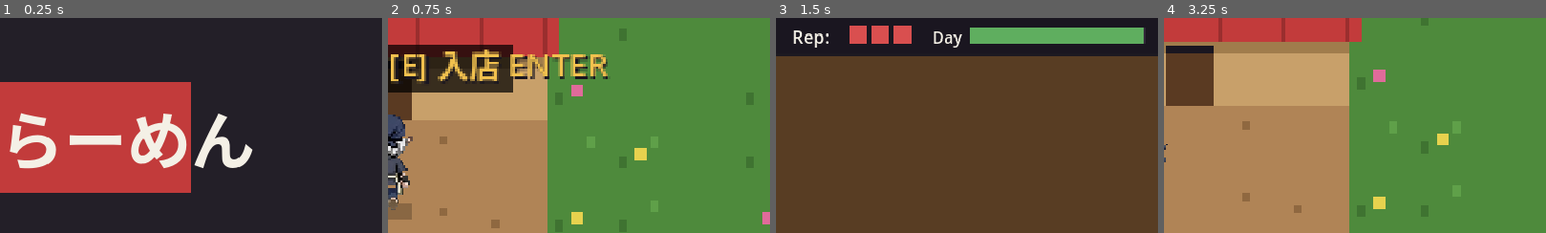
Above: before the commit, frames 1-4 (left to right).
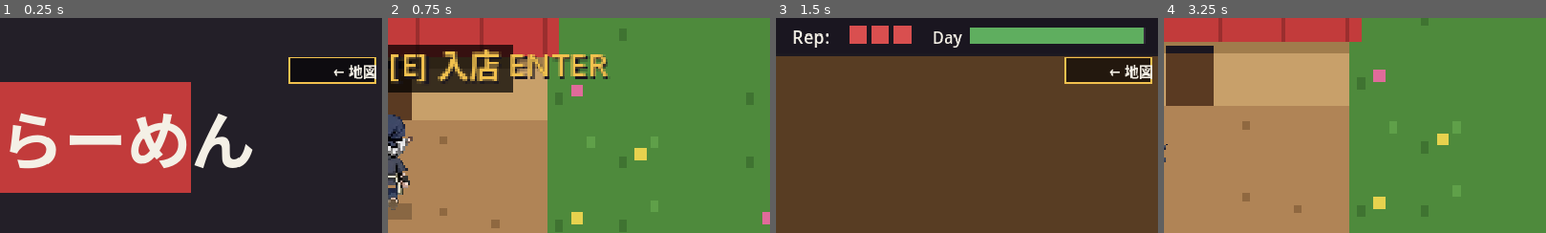
Above: after the commit, the same moments.

Repository: meloalright/ramen-ya
Game: Godot game, scene res://scenes/Main.tscn
The game is run twice, just before and just after one commit, with the same random seed, the same clock (stepped at 60 frames per second) and the same inputs. This scene is started directly instead of the project's main scene.
Inputs (mouse positions are % of the whole screen's width and height, from its top left):
- Up to frame 1 (0.25 s): no input
- Up to frame 2 (0.75 s): tap Enter at 0.5 s; move the mouse to (45, 70) at 0.52 s; hold W from 0.53 s (still down); tap M at 0.6 s; click (45, 70) at 0.67 s
- Up to frame 3 (1.5 s): keep holding W; tap Space at 0.77 s; tap E at 0.8, 1.35 s; move the mouse to (80, 65) at 1.27 s; click (80, 65) at 1.42 s
- Up to frame 4 (3.25 s): tap Space at 1.52, 3.02 s; tap M at 1.55, 2.1, 3.05 s; move the mouse to (20, 35) at 2.02 s; release W at 2.03 s; hold A from 2.03 s (still down); click (20, 35) at 2.17 s; tap E at 2.3 s; move the mouse to (55, 50) at 2.77 s; tap Enter at 2.85 s; click (55, 50) at 2.92 s
The pictures show only the part of the screen within x 50-100%, y 0-50%; the shares and areas given below are measured in that part.

The runs differ from the first frame. In frame 1, 0.8% of the frame differs, in the area x 75-99%, y 18-31%; in frame 2, nothing differs; in frame 3, 2.9%; in frame 4, nothing differs.

Commit message:
feat: click/tap to move (and tap-the-door to enter); touch-friendly
- overworld: left-click / tap walks the chef toward that point, with an
  animated destination marker; tapping the shop door walks there and
  enters. Keyboard movement still works and overrides an active target.
- cooking screen: add an on-screen [← 地図 MAP] button so mouse/touch
  players can return to the overworld without a keyboard.

Makes the Web build fully playable with mouse or touch only.

Co-Authored-By: Claude Opus 4.8 (1M context) <noreply@anthropic.com>

Diff:
--- a/scripts/Main.gd
+++ b/scripts/Main.gd
@@ -9,6 +9,9 @@
 # ---- screen ---------------------------------------------------------
 const W := 480
 const H := 270
+
+# on-screen "back to overworld" button (also bound to ESC / M)
+const BACK_RECT := Rect2(W - 58, 25, 54, 16)
 
 # ---- game states ----------------------------------------------------
 enum State { TITLE, PLAY, OVER }
@@ -239,6 +242,10 @@
 
 
 func _handle_click(p: Vector2) -> void:
+	# back-to-map button works in every state
+	if BACK_RECT.has_point(p):
+		get_tree().change_scene_to_file("res://scenes/World.tscn")
+		return
 	if state == State.TITLE:
 		_start_game()
 		return
@@ -361,6 +368,9 @@
 		State.OVER:
 			_draw_play()      # keep scene behind
 			_draw_over()
+
+	# back-to-overworld button (on top of the scene, all states)
+	_draw_back_button()
 
 	# flash overlay
 	if flash > 0.0:
@@ -640,6 +650,13 @@
 	draw_texture_rect_region(chef_tex, dst, src)
 
 
+func _draw_back_button() -> void:
+	draw_rect(BACK_RECT, Color(0, 0, 0, 0.6))
+	draw_rect(BACK_RECT, COL_YELLOW, false, 1.0)
+	_text("← 地図", Vector2(BACK_RECT.position.x + BACK_RECT.size.x / 2, BACK_RECT.position.y + 12),
+		9, COL_WHITE, HORIZONTAL_ALIGNMENT_CENTER)
+
+
 # ---- text helper ----------------------------------------------------
 func _text(s: String, pos: Vector2, size: int, col: Color, align := HORIZONTAL_ALIGNMENT_LEFT) -> void:
 	draw_string(font, pos, s, align, -1, size, col)
--- a/scripts/World.gd
+++ b/scripts/World.gd
@@ -85,6 +85,11 @@
 var font: Font
 var hint_blink := 0.0
 
+# ---- click / touch to move -----------------------------------------
+var move_target := Vector2.ZERO
+var has_target := false
+var enter_on_arrive := false
+
 
 # =====================================================================
 func _ready() -> void:
@@ -242,6 +247,18 @@
 	if Input.is_physical_key_pressed(KEY_S) or Input.is_physical_key_pressed(KEY_DOWN):
 		dir.y += 1.0
 
+	# keyboard takes over; otherwise steer toward a clicked/tapped target
+	if dir != Vector2.ZERO:
+		has_target = false
+		enter_on_arrive = false
+	elif has_target:
+		var to: Vector2 = move_target - player_pos
+		if to.length() <= 2.5:
+			has_target = false
+		else:
+			dir = to.normalized()
+
+	var prev := player_pos
 	moving = dir != Vector2.ZERO
 	if moving:
 		dir = dir.normalized()
@@ -263,6 +280,11 @@
 	# keep inside the world bounds
 	player_pos.x = clamp(player_pos.x, FEET_W, MAP_W * TILE - FEET_W)
 	player_pos.y = clamp(player_pos.y, FEET_H + 2, MAP_H * TILE - 2)
+
+	# click-move that hit a wall and made no progress → drop the target
+	if has_target and dir != Vector2.ZERO and player_pos.distance_to(prev) < 0.05:
+		has_target = false
+		enter_on_arrive = false
 
 	# --- walk animation ---
 	if moving:
@@ -283,6 +305,11 @@
 		var dcenter := Vector2(door_cell.x * TILE + TILE / 2.0, door_cell.y * TILE + TILE)
 		near_door = player_pos.distance_to(dcenter) < 26.0
 
+	# walked up to the door after tapping it → step inside
+	if near_door and enter_on_arrive:
+		_enter_shop()
+		return
+
 	queue_redraw()
 
 
@@ -290,6 +317,29 @@
 	if event is InputEventKey and event.pressed and not event.echo:
 		if event.keycode == KEY_E and near_door:
 			_enter_shop()
+	elif event is InputEventMouseButton and event.pressed and event.button_index == MOUSE_BUTTON_LEFT:
+		# (touch is delivered as a mouse button too — emulate_mouse_from_touch)
+		_on_pointer(get_global_mouse_position())
+
+
+func _on_pointer(world_pos: Vector2) -> void:
+	# tapping the shop door walks there and enters (great for touch / mouse-only)
+	if door_cell.x >= 0 and _door_rect().has_point(world_pos):
+		if near_door:
+			_enter_shop()
+		else:
+			move_target = Vector2(door_cell.x * TILE + TILE / 2.0, door_cell.y * TILE + TILE)
+			has_target = true
+			enter_on_arrive = true
+		return
+	# otherwise just walk toward the tapped point
+	move_target = world_pos
+	has_target = true
+	enter_on_arrive = false
+
+
+func _door_rect() -> Rect2:
+	return Rect2(door_cell.x * TILE, door_cell.y * TILE, TILE, TILE)
 
 
 func _enter_shop() -> void:
@@ -326,6 +376,10 @@
 				_draw_shop()
 			"player":
 				_draw_player()
+
+	# click/tap destination marker
+	if has_target:
+		_draw_target_marker()
 
 	# door interaction hint (screen-space would need canvas layer; draw in world above head)
 	if near_door:
@@ -469,6 +523,14 @@
 		_wtext(label, Vector2(hx, hy), fs, C_YELLOW, HORIZONTAL_ALIGNMENT_CENTER)
 
 
+func _draw_target_marker() -> void:
+	var a: float = 0.4 + 0.35 * sin(hint_blink * 8.0)
+	var col := Color(1, 1, 0.4, a)
+	draw_arc(move_target, 5.0, 0.0, TAU, 18, col, 1.2)
+	draw_line(move_target - Vector2(3, 0), move_target + Vector2(3, 0), col, 1.0)
+	draw_line(move_target - Vector2(0, 3), move_target + Vector2(0, 3), col, 1.0)
+
+
 func _wtext(s: String, pos: Vector2, size: int, col: Color, align := HORIZONTAL_ALIGNMENT_LEFT) -> void:
 	draw_string(font, pos + Vector2(0.6, 0.6), s, align, -1, size, C_INK)
 	draw_string(font, pos, s, align, -1, size, col)
Not shown, changed: README.md
